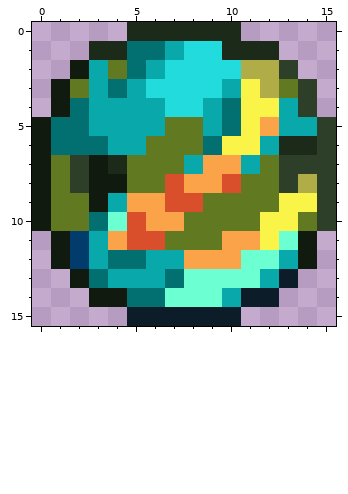
Pixel-art sprite -- precursorracekrakoth_arcanapatch/objects/atprk_relicseeker/atprk_planetpins/atprk_arcanaevoaquaticpin.png. Above is the file before it was changed.
The file is 16x16 pixels. Colours within 5 levels of each other are drawn and written as one.
The result:
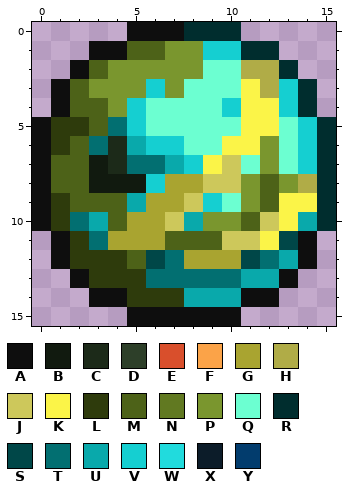
Palette (. is transparent): A #0e0e0e  B #111a0f  C #1c2a19  D #2d3f29  E #d94f2c  F #fba348  G #a9a430  H #b0ac47  J #cdc85b  K #fbf448  L #2e3b0c  M #4d6218  N #617921  P #7a962e  Q #6cffd1  R #002d2e  S #004748  T #026f71  U #09a9ab  V #15cfd1  W #21dbdd  X #0c1c29  Y #023c6d
Change:
Changed rows in their new state; - is an unchanged pixel.
first column x 0:
 0 -----AAARRR-----
 1 ---AAMMPPVVRR---
 2 --AMPPPPPQQ--R--
 3 -AMPPPVPQQQ--VR-
 4 -AMMPVQQQQV--VR-
 5 ALLMTVQQQQQ-KQVR
 6 ALM-C-VVQQ--PQVR
 7 AMM--TTUVKJQPQVR
 8 AMM--BVGGJJPMP-R
 9 ALMMMUGGJVQPM--R
10 ALTUMGGJUPPMJ-UR
11 -ALTGGGMMMJJ-SA-
12 -ALLLMSTGGGST-A-
13 --ALLLT-TTTU-A--
14 ---AALLLUU-AA---
15 -----AAAAAA-----
